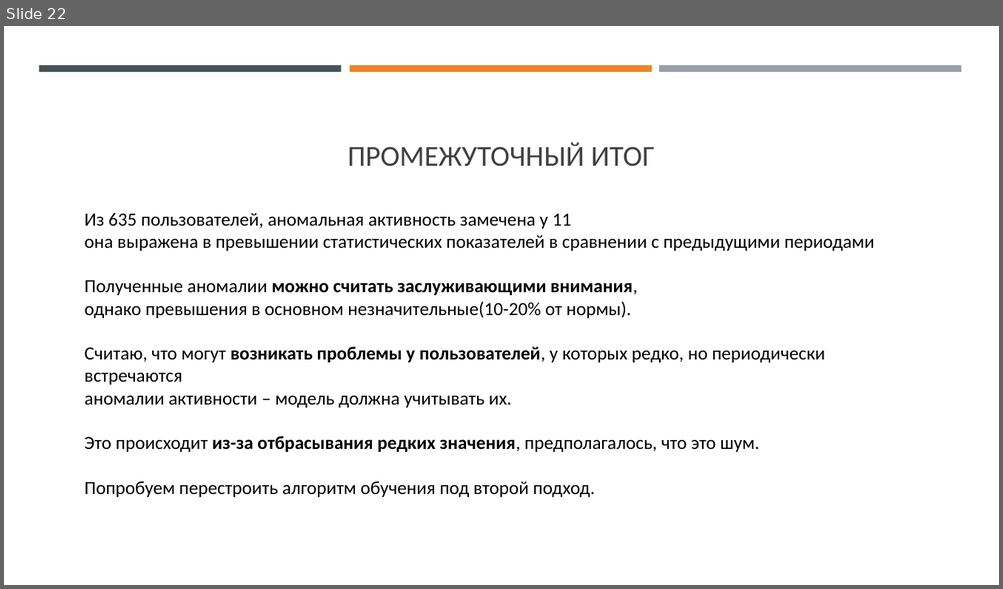
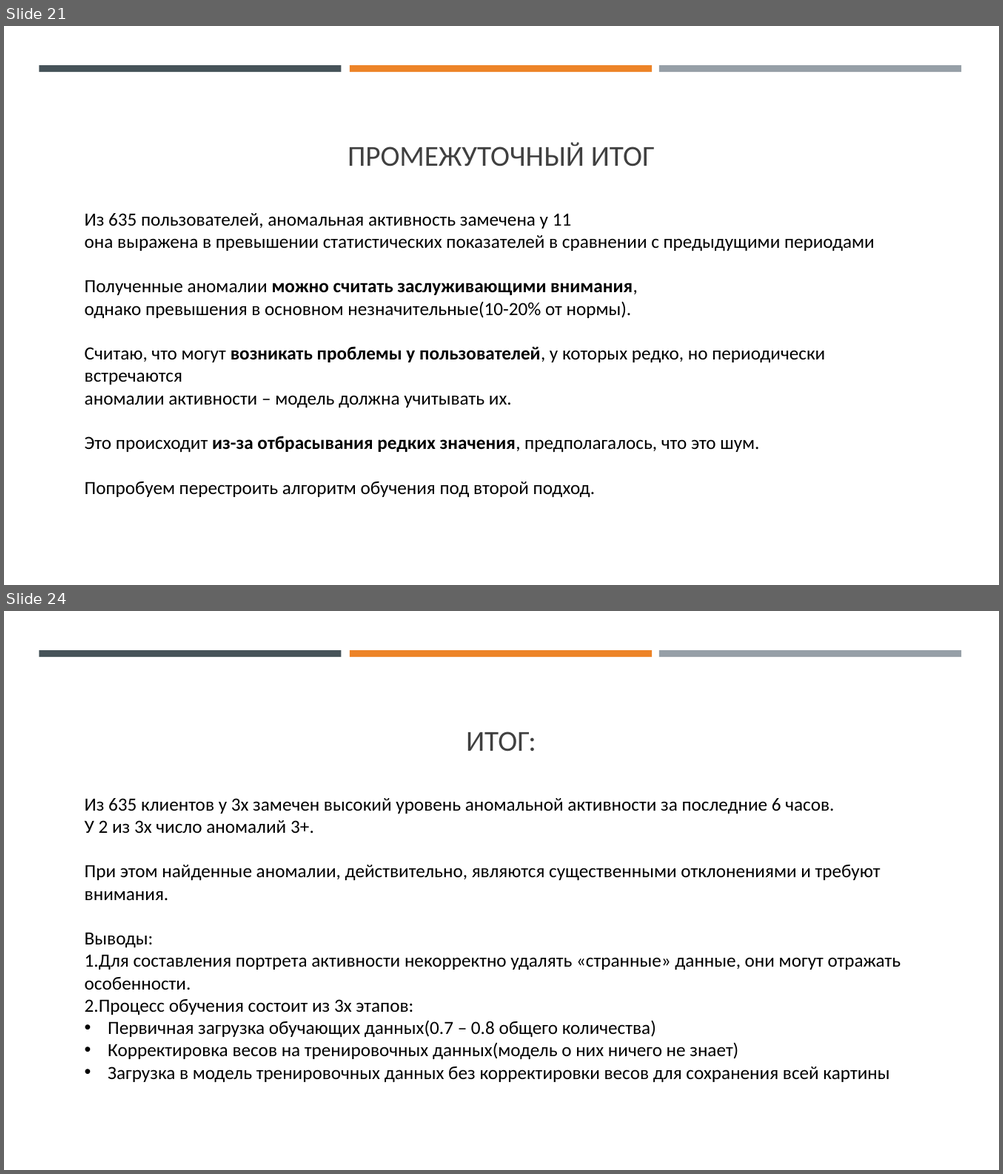
Before and after one commit to SkibaSAY/IPS_University, a slide deck: IPSLib/Documentation/Доклад для конференции/Доклад.pptx. Shown one above the other, each under a label of ours: slide 22 before the commit, slides 21 and 24 after it; the slides between them are not shown. The pictures are 1003x589 and 1003x1174 pixels, drawn with LibreOffice and Linux fonts; fonts in the diff are those of the drawing. Boxes give left, top, right and bottom in pixels: in the first picture for what was removed or moved away, otherwise in the second. Text is boxed around its words. In the diff, an @@ line names an element or a change of style, - is before the commit and + after.

```diff
--- a/IPSLib/Documentation/Доклад для конференции/Доклад.pptx
+++ b/IPSLib/Documentation/Доклад для конференции/Доклад.pptx
@@ slide 24 added at <box>4,611,999,1170</box>, background #FFFFFF; not listed: 3 template elements that a slide beside it also shows @@
@@ title added at <box>466,732,536,752</box>, 28 pt, text #404040 @@
+ИТОГ:
@@ text added at <box>85,798,901,1082</box>, 18 pt, text #000000 @@
+Из 635 клиентов у 3х замечен высокий уровень аномальной активности за последние 6 часов.
+У 2 из 3х число аномалий 3+.
+При этом найденные аномалии, действительно, являются существенными отклонениями и требуют внимания.
+Выводы:
+1.Для составления портрета активности некорректно удалять «странные» данные, они могут отражать особенности.
+2.Процесс обучения состоит из 3х этапов:
+• Первичная загрузка обучающих данных(0.7 – 0.8 общего количества)
+• Корректировка весов на тренировочных данных(модель о них ничего не знает)
+• Загрузка в модель тренировочных данных без корректировки весов для сохранения всей картины
@@ what was slide 22 is now slide 21 @@
```
Also in this commit, not shown: 1 slide changed, 3 other slides added, 3 other files.
